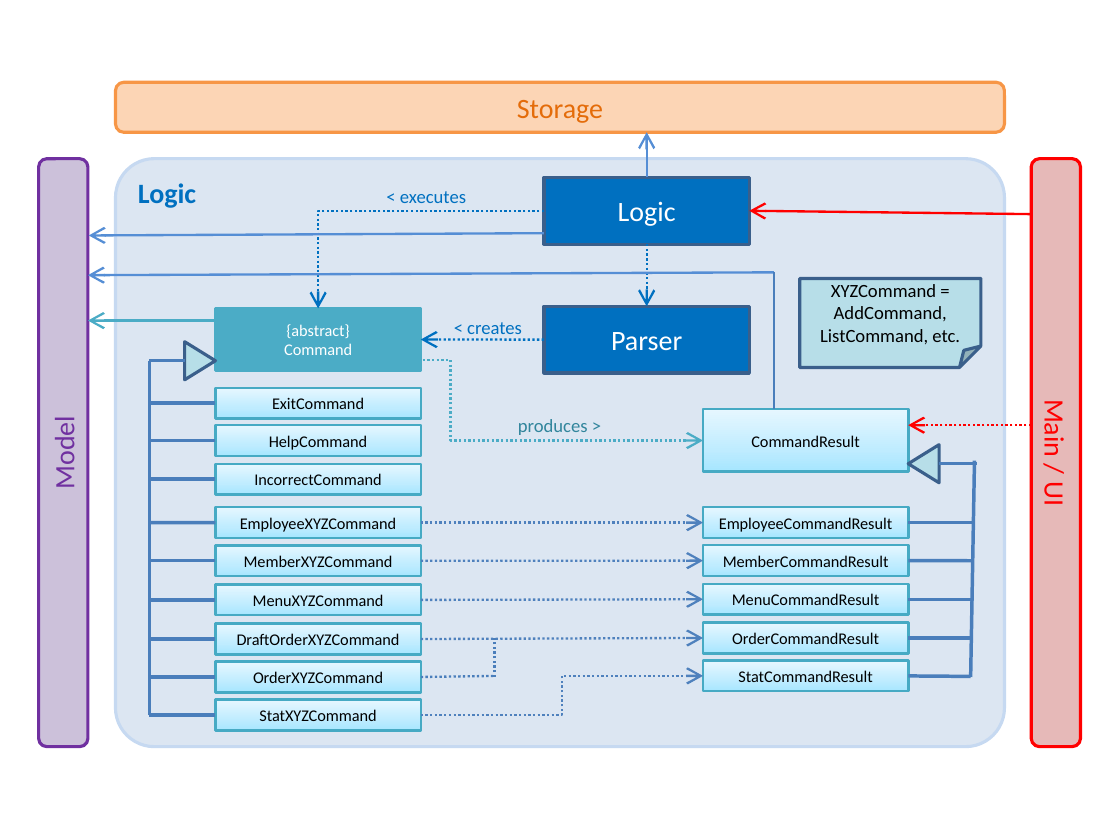
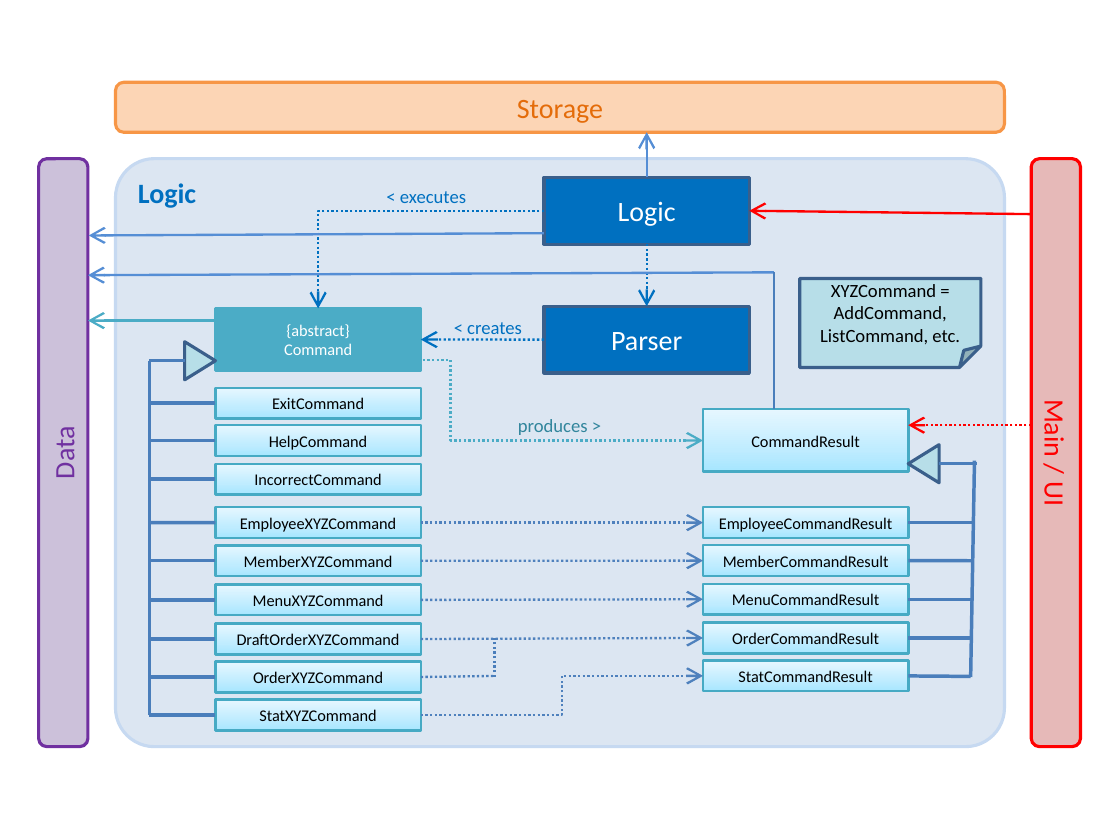
Before and after one commit to nusCS2113-AY1819S1/addressbook-level3, a slide deck: slide 7 of docs/Diagrams.pptx. Drawn at 1120x840 pixels with LibreOffice and Linux fonts; fonts in the diff are those of the drawing. Boxes give left, top, right and bottom in pixels: in the first picture for what was removed or moved away, otherwise in the second. Text is boxed around its words. In the diff, an @@ line names an element or a change of style, - is before the commit and + after.

```diff
--- a/docs/Diagrams.pptx
+++ b/docs/Diagrams.pptx
@@ text in rounded rectangle at [48, 431, 82, 477]: text changed @@
-Model
+Data
```
Also in this commit, not shown: 1 other slide changed, 3 other files.
